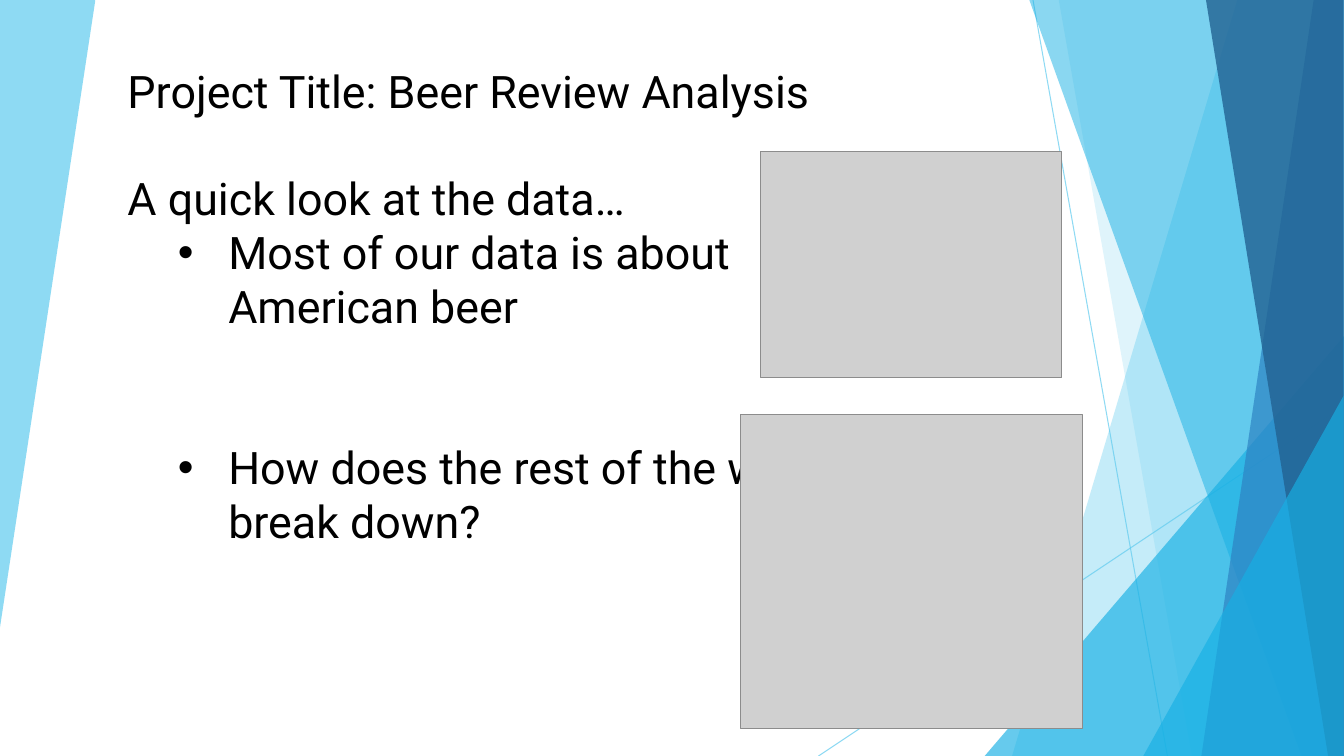
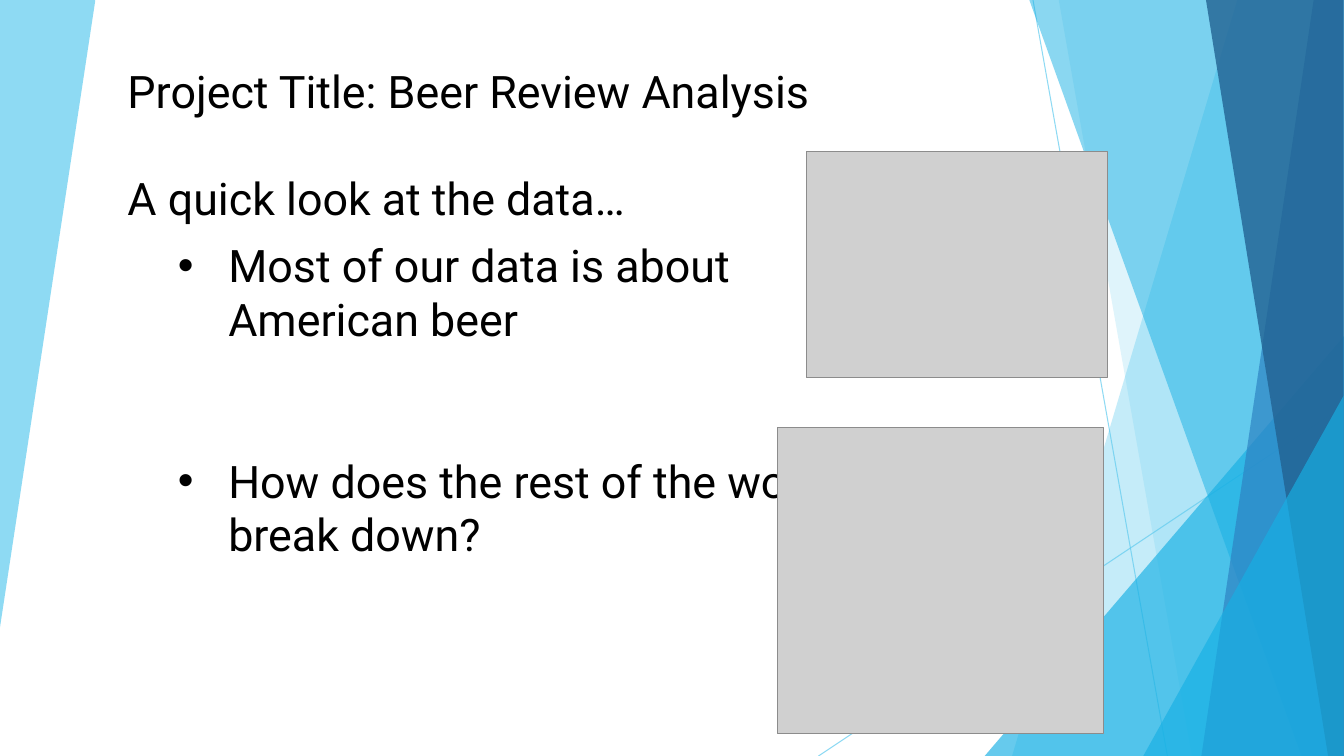
Before and after one commit to JordanSchafer/Beer-Review-Analysis, a slide deck: slide 7 of solution_1_steve/project_I_deck_WIP_v3.pptx. Drawn at 1344x756 pixels with LibreOffice and Linux fonts; fonts in the diff are those of the drawing; grey boxes stand for pictures. Boxes give left, top, right and bottom in pixels: in the first picture for what was removed or moved away, otherwise in the second. Text is boxed around its words. In the diff, an @@ line names an element or a change of style, - is before the commit and + after.

```diff
--- a/solution_1_steve/project_I_deck_WIP_v3.pptx
+++ b/solution_1_steve/project_I_deck_WIP_v3.pptx
@@ text "Project Title: Beer Review Analysis" rewrapped from (127,74,837,539) to (127,74,837,552) @@
@@ picture: place and size @@
-picture at (761,151,1063,378)
+picture at (807,151,1108,378)
@@ picture: place and size @@
-picture at (741,414,1083,728)
+picture at (777,427,1104,734)
```
Also in this commit, not shown: 11 other slides changed.
